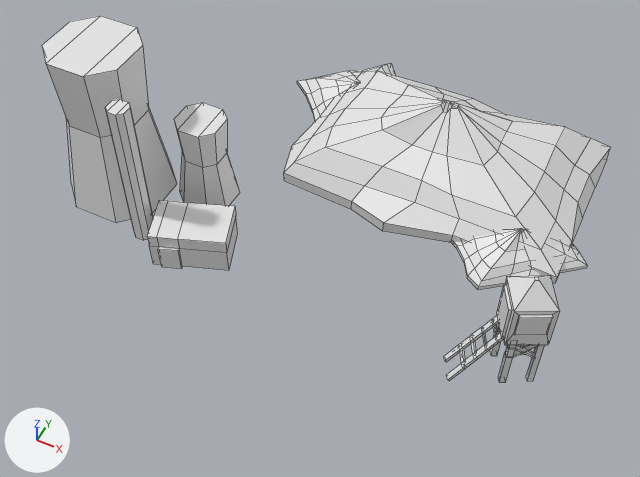
A saved change to the FBX model Art/FBX/coal_mine_model.fbx.
Camera for both pictures: a 50 mm lens placed at (0.111, -0.21, 0.27), pointed at (0.004, 0.005, 0.002). Lighting does not change. The marker at lower left points along +X, +Y and +Z. Mesh edges are drawn as thin lines. Materials are left out; every surface is plain grey. Where no turn or scale is listed for an object, it has been applied to the vertices.

Before the edit, the objects in view are built like this:
```python
me_mesh = bpy.data.meshes.new('Mesh')
me_mesh.from_pydata(...)  # 599 vertices, 538 faces; spans x -0.106..0.106, y -0.081..0.081, z -0.038..0.038
me_mesh.materials.append(mat_lambert2)
ob_polysurface15 = bpy.data.objects.new('polySurface15', me_mesh)
ob_polysurface15.location = (-0.001, 0.0459, 0.0344)
```
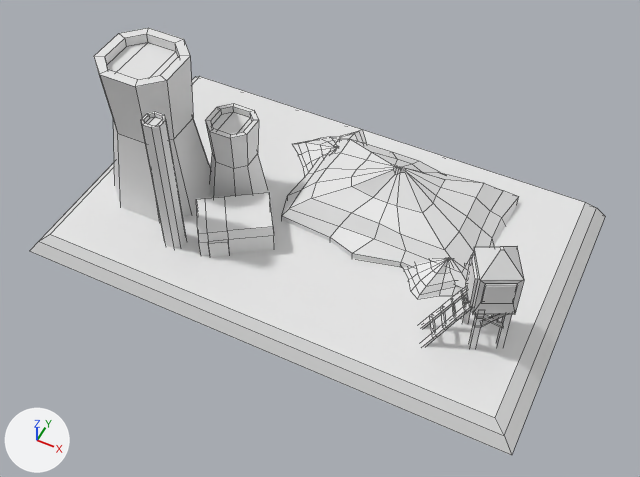
Commit message: [Change] updated coal mine model

What changed in the scene script:
```text
Change me_mesh:
    used by ob_polysurface15; location = (-0.001, 0.0459, 0.0344)
    remove me_mesh.from_pydata(...)  # 599 vertices, 538 faces; spans x -0.106..0.106, y -0.081..0.081, z -0.038..0.038
    add me_mesh.from_pydata(...)  # 659 vertices, 595 faces; spans x -0.104..0.104, y -0.063..0.063, z -0.038..0.038
    me_mesh part 1: the loose piece of 28 vertices spanning x -0.056..-0.02, y -0.081..-0.052, z -0.035..-0.018 is turned 13.4 degrees about the z axis through its middle and scaled by 0.954, then moved by (0.011, 0.043, 0.003)
    me_mesh part 2: the loose piece of 32 vertices spanning x 0.084..0.104, y -0.073..-0.053, z -0.012..0.015 is moved by (-0.015, 0.038, 0.004)
    me_mesh part 3: the loose piece of 80 vertices spanning x 0.07..0.09, y -0.08..-0.063, z -0.035..-0.01 is moved by (-0.015, 0.038, 0.004)
    me_mesh part 4: the loose piece of 32 vertices spanning x 0.091..0.102, y -0.072..-0.065, z -0.035..-0.009 is moved by (-0.015, 0.038, 0.004)
    me_mesh part 5: the loose piece of 8 vertices spanning x 0.094..0.097, y -0.057..-0.054, z -0.035..-0.009 is moved by (-0.01, 0.028, 0.004)
    me_mesh part 6: the loose piece of 32 vertices spanning x 0.085..0.097, y -0.063..-0.055, z -0.035..-0.009 is moved by (-0.015, 0.038, 0.004)
    me_mesh part 7: the loose piece of 8 vertices spanning x 0.1..0.103, y -0.067..-0.064, z -0.035..-0.009 is moved by (-0.021, 0.048, 0.004)
    me_mesh part 8: the loose piece of 105 vertices spanning x -0.031..0.097, y -0.023..0.062, z -0.037..0.002 is scaled about its middle by 0.686, then moved by (-0.007, -0.004, 0.001)
    me_mesh part 9: the loose piece of 105 vertices spanning x 0.05..0.106, y -0.034..0.018, z -0.037..-0.022 is scaled about its middle by 0.686, then moved by (-0.022, 0.004, 0.004)
    me_mesh part 10: the loose piece of 105 vertices spanning x -0.052..0.016, y 0.015..0.081, z -0.038..-0.023 is scaled about its middle by 0.686, then moved by (0.009, -0.013, 0.005)
    me_mesh part 11: a new loose piece of 40 vertices spanning x -0.088..-0.049, y -0.032..0.007, z -0.031..0.038
    me_mesh part 12: a new loose piece of 40 vertices spanning x -0.051..-0.028, y -0.012..0.011, z -0.031..0.009
    me_mesh part 13: a new loose piece of 32 vertices spanning x -0.052..-0.044, y -0.041..-0.034, z -0.032..0.035
    me_mesh part 14: the loose piece of 16 vertices spanning x -0.066..-0.058, y -0.072..-0.064, z -0.035..0.031 is deleted
    me_mesh part 15
    48 vertices are removed from x -0.106..-0.038, y -0.069..-0.025, z -0.035..0.038
    38 faces are deleted
    12 vertices are added at x -0.104..0.104, y -0.063..0.063, z -0.038..-0.029
    9 new faces join them
Change ob_polysurface15:
    ob_polysurface15.location: (-0.001, 0.0459, 0.0344) -> (0.0, 0.0153, 0.0308)
```

Changed parts and their boxes [x1, y1, x2, y2] in the pictures (640 x 477 px; the box of a moved part takes in the faces that stretch with it):
'polySurface15', reshaped, moved (17% taller): before [42, 16, 611, 382]; after [30, 28, 605, 455]
part 1 of me_mesh, moved or reshaped: before [147, 200, 238, 271]; after [196, 193, 274, 257]
part 2 of me_mesh, moved or reshaped: before [497, 275, 560, 346]; after [466, 246, 524, 315]
part 3 of me_mesh, moved or reshaped: before [444, 316, 503, 381]; after [420, 287, 472, 346]
part 4 of me_mesh, moved or reshaped: before [498, 345, 538, 382]; after [469, 314, 505, 348]
part 5 of me_mesh, moved or reshaped: before [521, 345, 527, 355]; after [496, 314, 512, 347]
part 6 of me_mesh, moved or reshaped: before [490, 323, 501, 356]; after [462, 294, 471, 323]
part 7 of me_mesh, moved or reshaped (not visible afterwards): before [526, 345, 545, 381]
part 8 of me_mesh, moved or reshaped: before [284, 71, 611, 284]; after [282, 138, 519, 290]
part 9 of me_mesh, moved or reshaped: before [452, 229, 587, 290]; after [402, 258, 461, 299]
part 10 of me_mesh, moved or reshaped: before [297, 63, 396, 121]; after [295, 130, 367, 175]
part 11 of me_mesh, added: after [94, 28, 211, 222]
part 12 of me_mesh, added: after [205, 103, 268, 198]
part 13 of me_mesh, added: after [141, 111, 186, 248]
part 14 of me_mesh, deleted: before [105, 99, 153, 240]
part 15 of me_mesh, cut back: before [42, 16, 240, 223]; after [30, 76, 605, 455]
